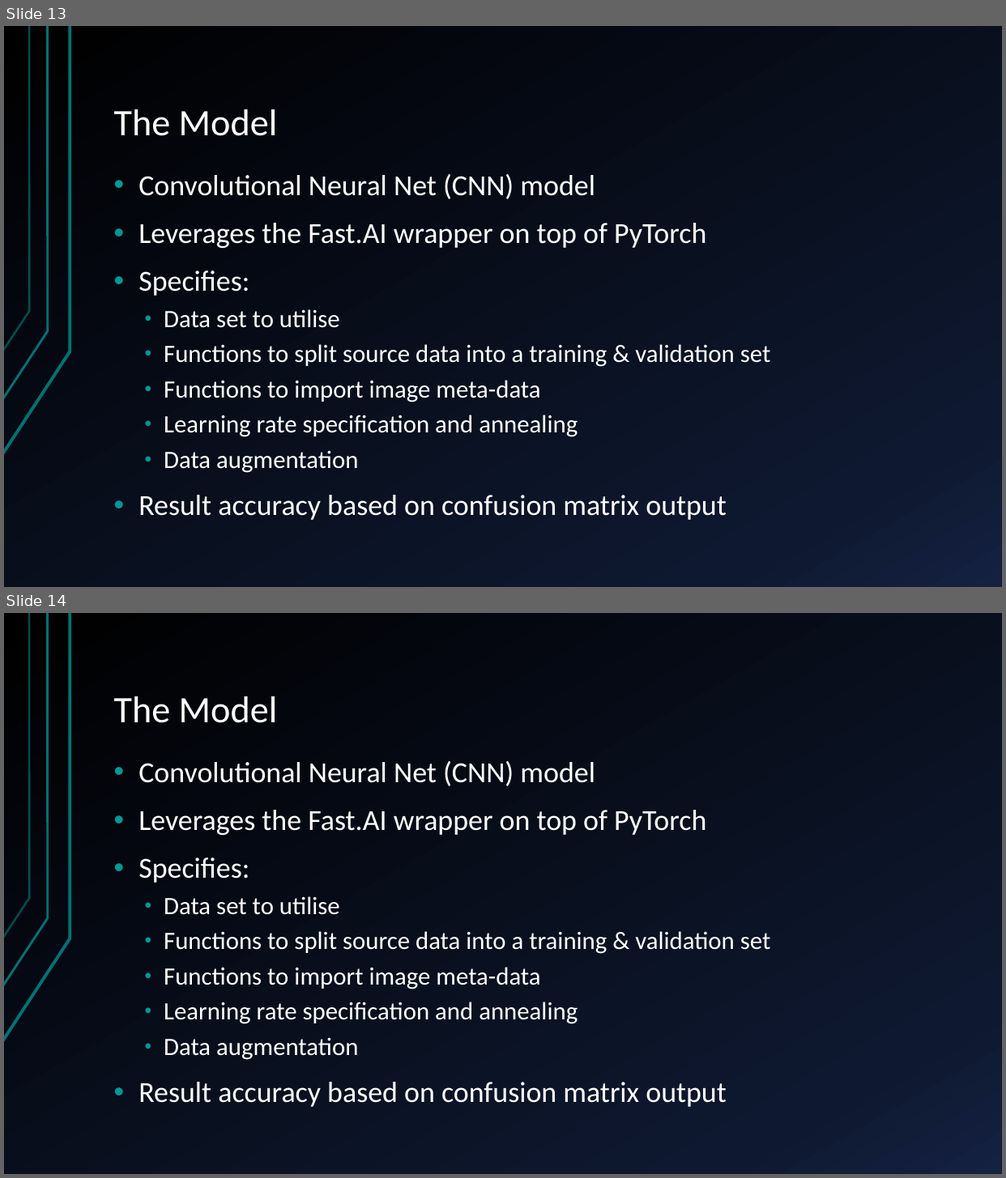
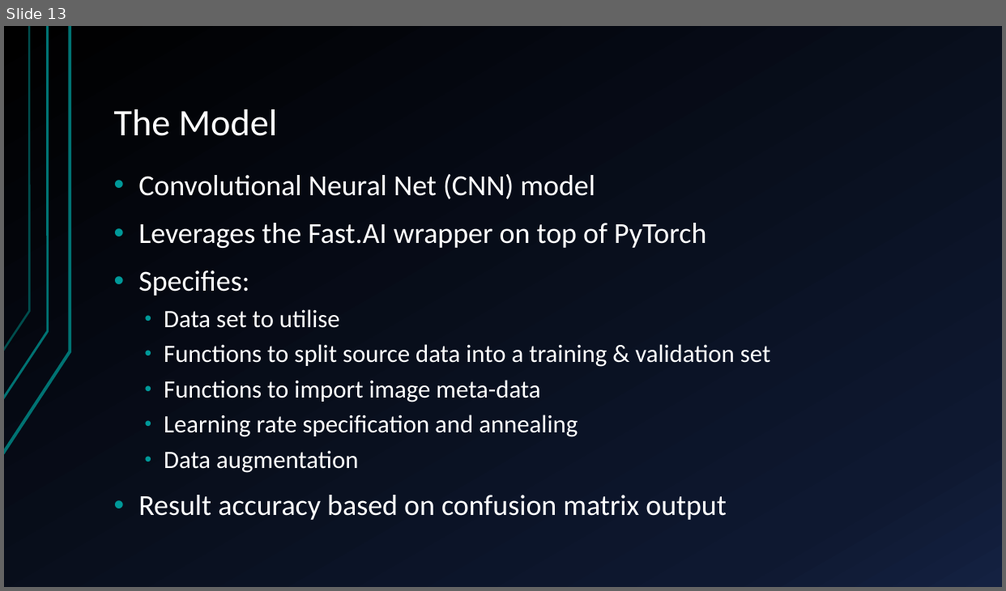
Before and after one commit to sofiary/teamunicornn, a slide deck: Western Power Hack-a-Gig Presentation.pptx. Shown one above the other, each under a label of ours: slides 13 and 14 before the commit, slide 13 after it. The pictures are 1006x1178 and 1006x591 pixels, drawn with LibreOffice and Linux fonts; fonts in the diff are those of the drawing. Boxes give left, top, right and bottom in pixels: in the first picture for what was removed or moved away, otherwise in the second. Text is boxed around its words. In the diff, an @@ line names an element or a change of style, - is before the commit and + after.

```diff
--- a/Western Power Hack-a-Gig Presentation.pptx
+++ b/Western Power Hack-a-Gig Presentation.pptx
@@ slide 14 removed at (4,613,1002,1174), background gradient #000000 to #0F1931 to #142242; not listed: 3 template elements that a slide beside it also shows @@
@@ title removed at (114,696,278,723) @@
-The Model
@@ text removed at (138,761,771,1107) @@
-• Convolutional Neural Net (CNN) model
-• Leverages the Fast.AI wrapper on top of PyTorch
-• Specifies:
-  • Data set to utilise
-  • Functions to split source data into a training & validation set
-  • Functions to import image meta-data
-  • Learning rate specification and annealing
-  • Data augmentation
-• Result accuracy based on confusion matrix output
```
Also in this commit, not shown: 3 slides changed, 5 slides added.
